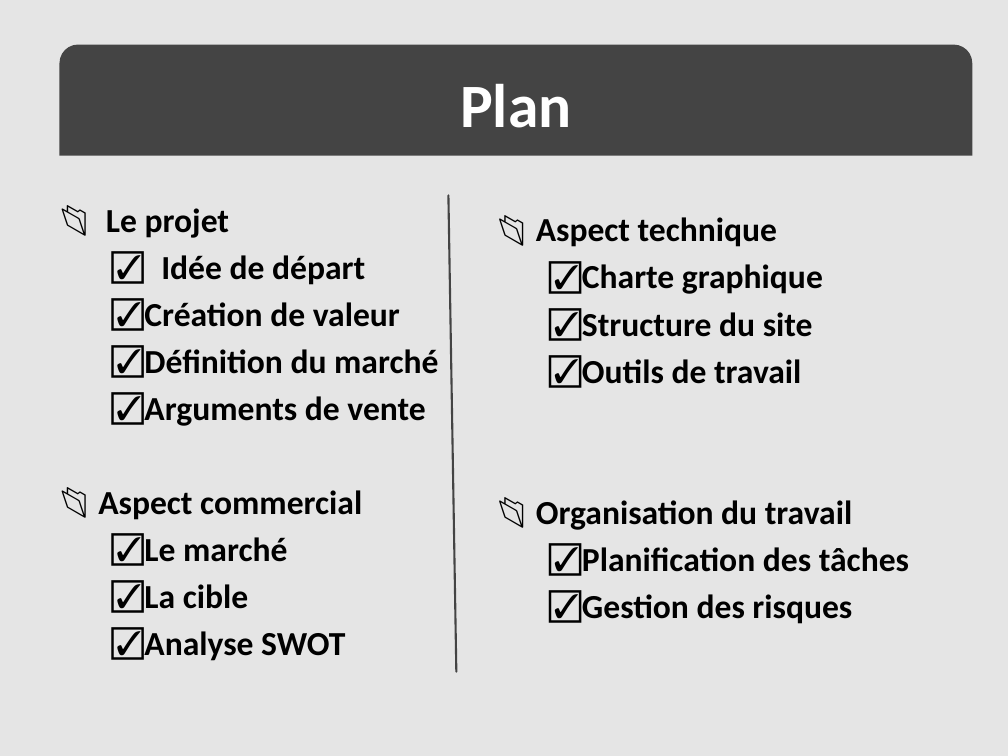
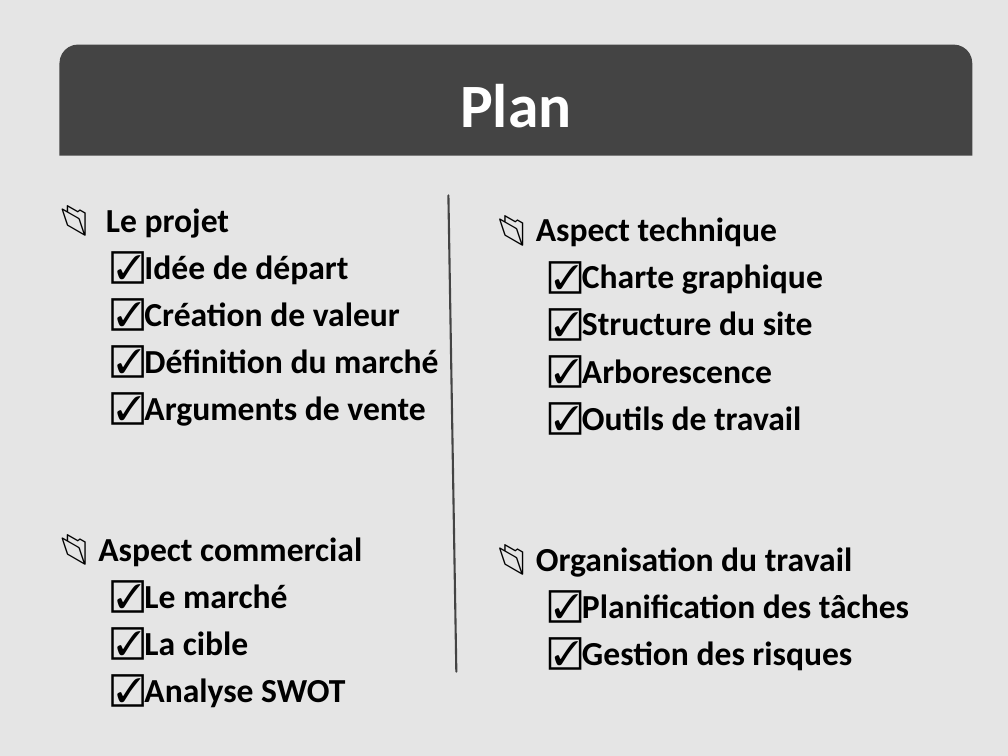
Before and after one commit to syu93/Split, a slide deck: slide 2 of Doc/Présentation/Présentation-Split.pptx. Drawn at 1008x756 pixels with LibreOffice and Linux fonts; fonts in the diff are those of the drawing. Boxes give left, top, right and bottom in pixels: in the first picture for what was removed or moved away, otherwise in the second. Text is boxed around its words. In the diff, an @@ line names an element or a change of style, - is before the commit and + after.

```diff
--- a/Doc/Présentation/Présentation-Split.pptx
+++ b/Doc/Présentation/Présentation-Split.pptx
@@ text "Le projet" rewrapped from (98,208,438,661) to (98,208,438,708) @@
@@ text at (582,359,772,384): paragraph added @@
+  ☑ Arborescence
```
Also in this commit, not shown: 1 other slide changed, 7 slides added, 3 slides removed, 1 other file.
